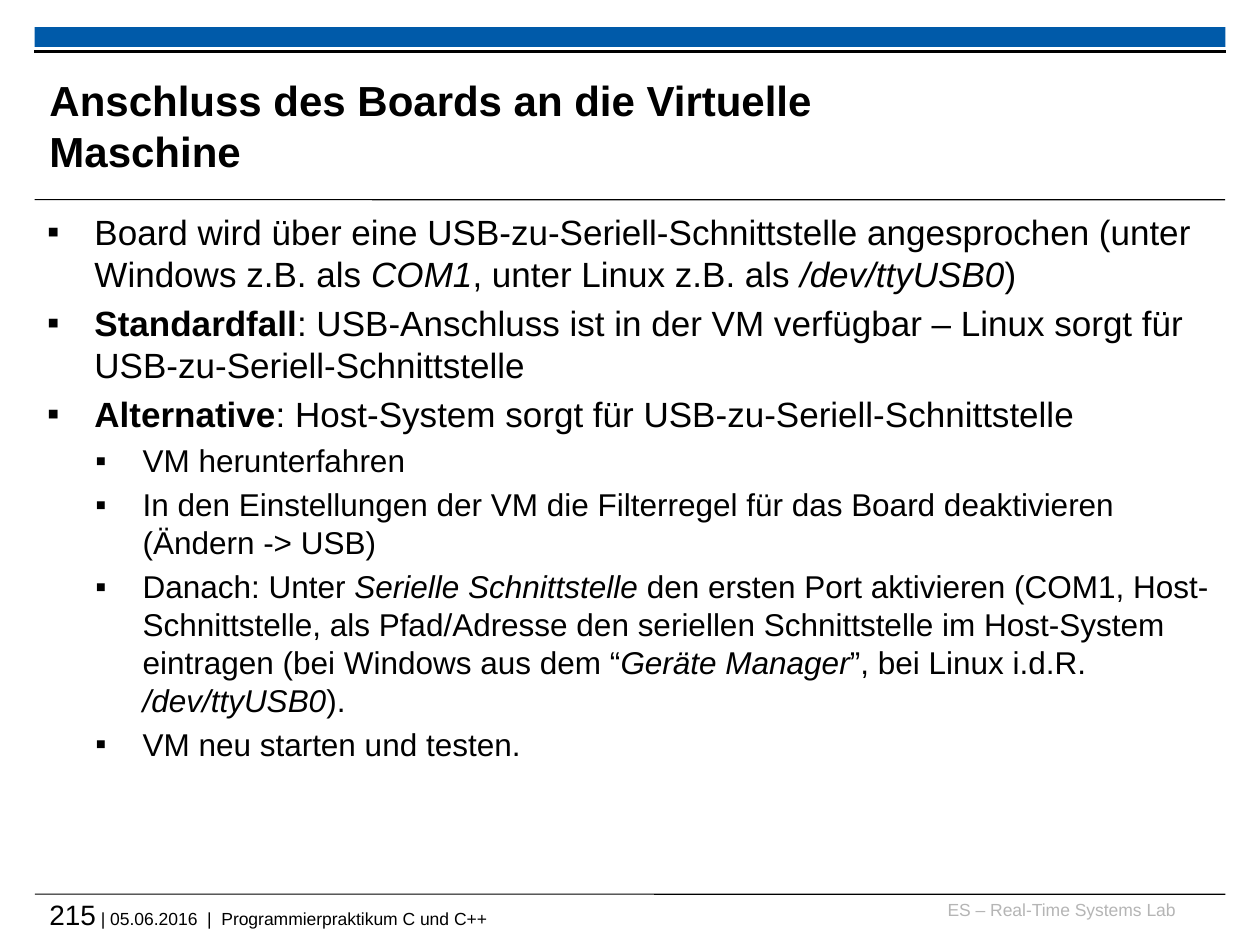
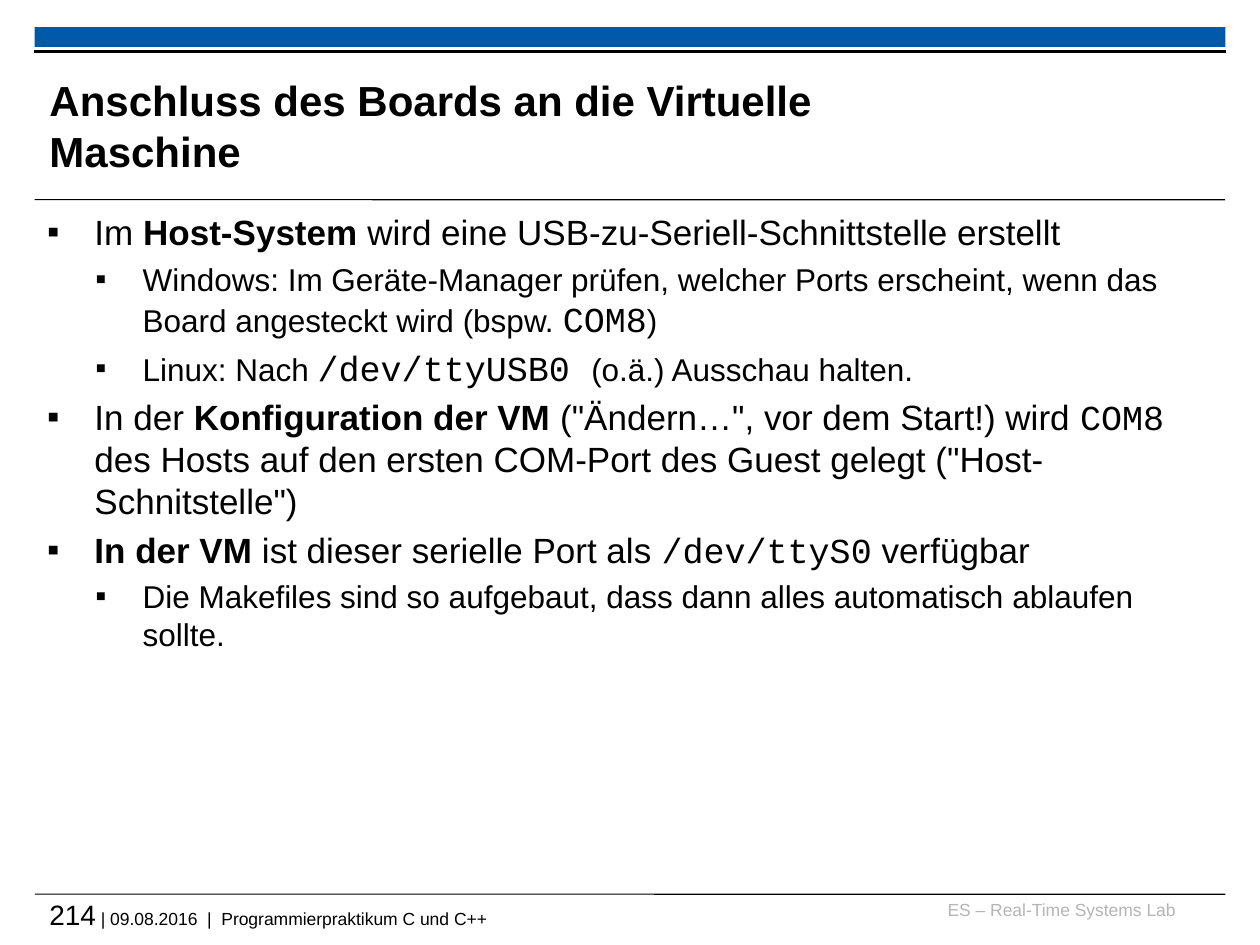
Before and after one commit to h82k/tud-cppp, a slide deck: slide 214 of cppp_lecture.pptx (slide 215 before the commit). Drawn at 1260x945 pixels with LibreOffice and Linux fonts; fonts in the diff are those of the drawing; background and template pictures are left out. Boxes give left, top, right and bottom in pixels: in the first picture for what was removed or moved away, otherwise in the second. Text is boxed around its words. In the diff, an @@ line names an element or a change of style, - is before the commit and + after.

```diff
--- a/cppp_lecture.pptx
+++ b/cppp_lecture.pptx
@@ text at (94,219,1164,647): text changed; size 18 to 20 pt @@
-▪ Board wird über eine USB-zu-Seriell-Schnittstelle angesprochen (unter Windows z.B. als COM1, unter Linux z.B. als /dev/ttyUSB0)
-▪ Standardfall: USB-Anschluss ist in der VM verfügbar – Linux sorgt für USB-zu-Seriell-Schnittstelle
-▪ Alternative: Host-System sorgt für USB-zu-Seriell-Schnittstelle
-  ▪ VM herunterfahren
-  ▪ In den Einstellungen der VM die Filterregel für das Board deaktivieren (Ändern -> USB)
-  ▪ Danach: Unter Serielle Schnittstelle den ersten Port aktivieren (COM1, Host-Schnittstelle, als Pfad/Adresse den seriellen Schnittstelle im Host-System eintragen (bei Windows aus dem “Geräte Manager”, bei Linux i.d.R. /dev/ttyUSB0).
-  ▪ VM neu starten und testen.
+▪ Im Host-System wird eine USB-zu-Seriell-Schnittstelle erstellt
+  ▪ Windows: Im Geräte-Manager prüfen, welcher Ports erscheint, wenn das Board angesteckt wird (bspw. COM8)
+  ▪ Linux: Nach /dev/ttyUSB0 (o.ä.) Ausschau halten.
+▪ In der Konfiguration der VM ("Ändern…", vor dem Start!) wird COM8 des Hosts auf den ersten COM-Port des Guest gelegt ("Host-Schnitstelle")
+▪ In der VM ist dieser serielle Port als /dev/ttyS0 verfügbar
+  ▪ Die Makefiles sind so aufgebaut, dass dann alles automatisch ablaufen sollte.
@@ text at (49,905,487,929): text changed @@
-215 | 05.06.2016 | Programmierpraktikum C und C++
+214 | 09.08.2016 | Programmierpraktikum C und C++
```
Also in this commit, not shown: 58 other slides changed, 1 slide added, 2 slides removed.
